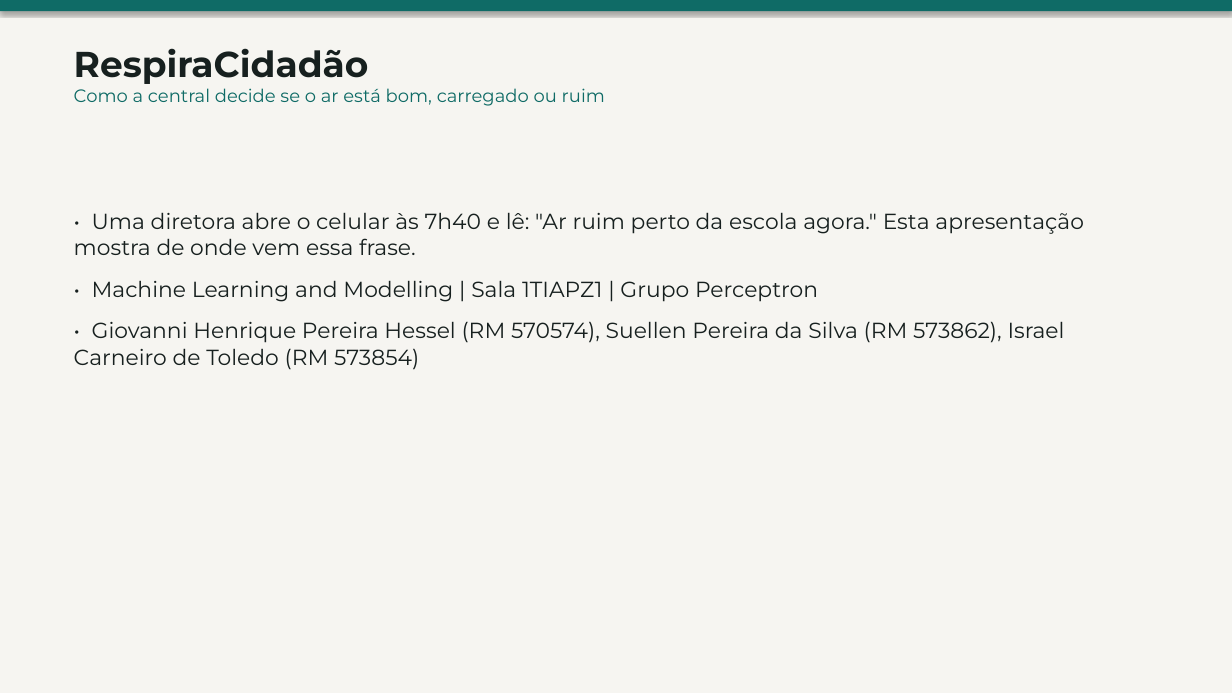
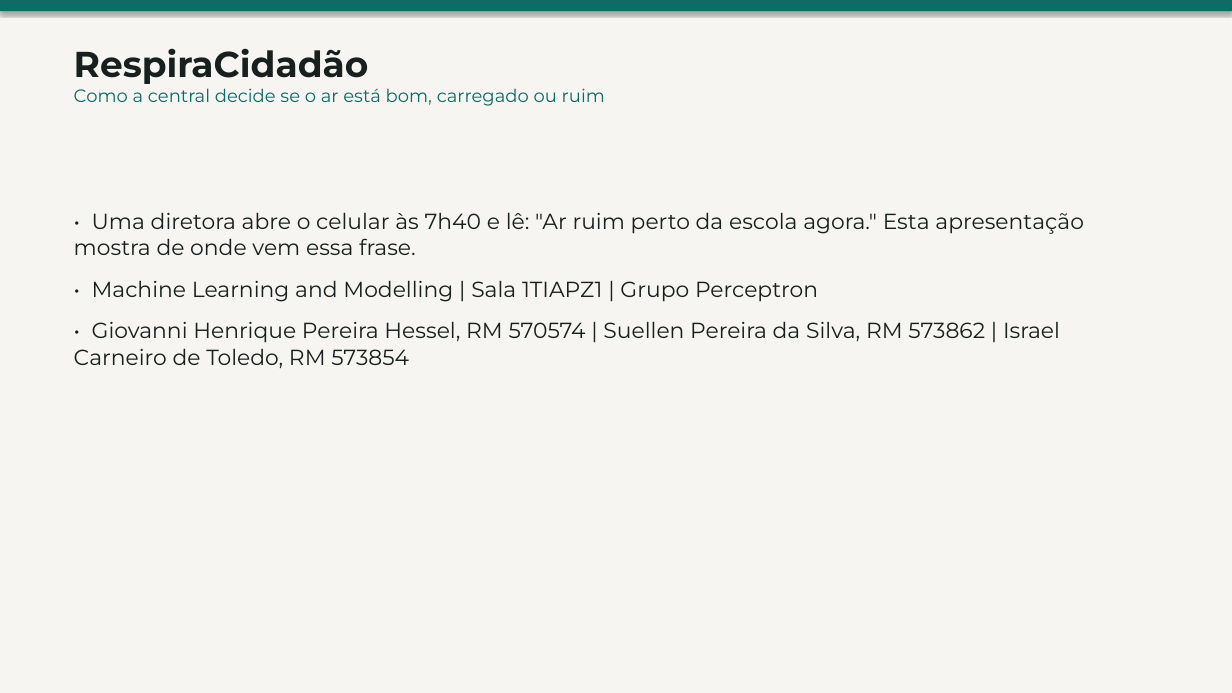
Before and after one commit to iskisraell/respiracidadao-gs, a slide deck: slide 1 of docs/06_RespiraCidadao_ML_Slides.pptx. Drawn at 1232x693 pixels with LibreOffice and Linux fonts; fonts in the diff are those of the drawing. Boxes give left, top, right and bottom in pixels: in the first picture for what was removed or moved away, otherwise in the second. Text is boxed around its words. In the diff, an @@ line names an element or a change of style, - is before the commit and + after.

```diff
--- a/docs/06_RespiraCidadao_ML_Slides.pptx
+++ b/docs/06_RespiraCidadao_ML_Slides.pptx
@@ text at bbox=[74, 321, 1060, 368]: text changed @@
-• Giovanni Henrique Pereira Hessel (RM 570574), Suellen Pereira da Silva (RM 573862), Israel Carneiro de Toledo (RM 573854)
+• Giovanni Henrique Pereira Hessel, RM 570574 | Suellen Pereira da Silva, RM 573862 | Israel Carneiro de Toledo, RM 573854
```
Also in this commit, not shown: 6 other slides changed, 46 other files.
